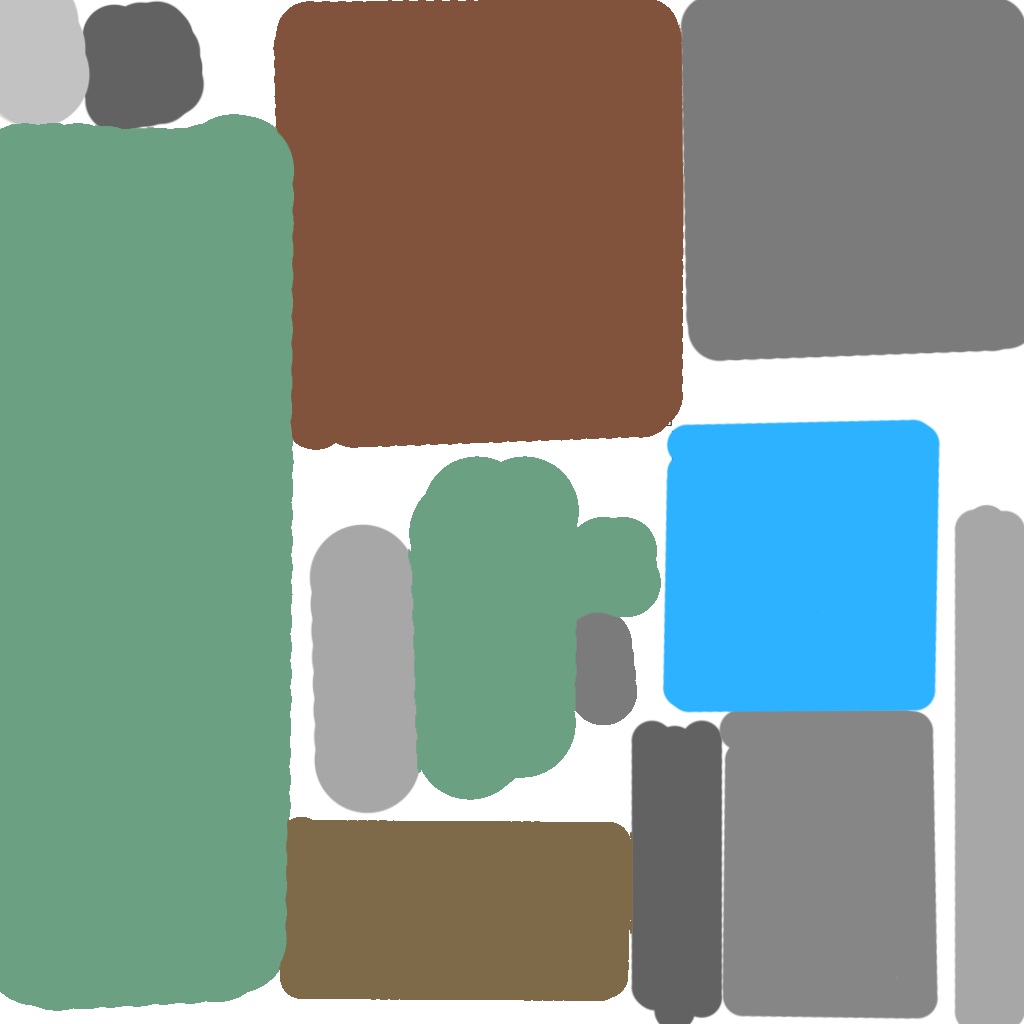
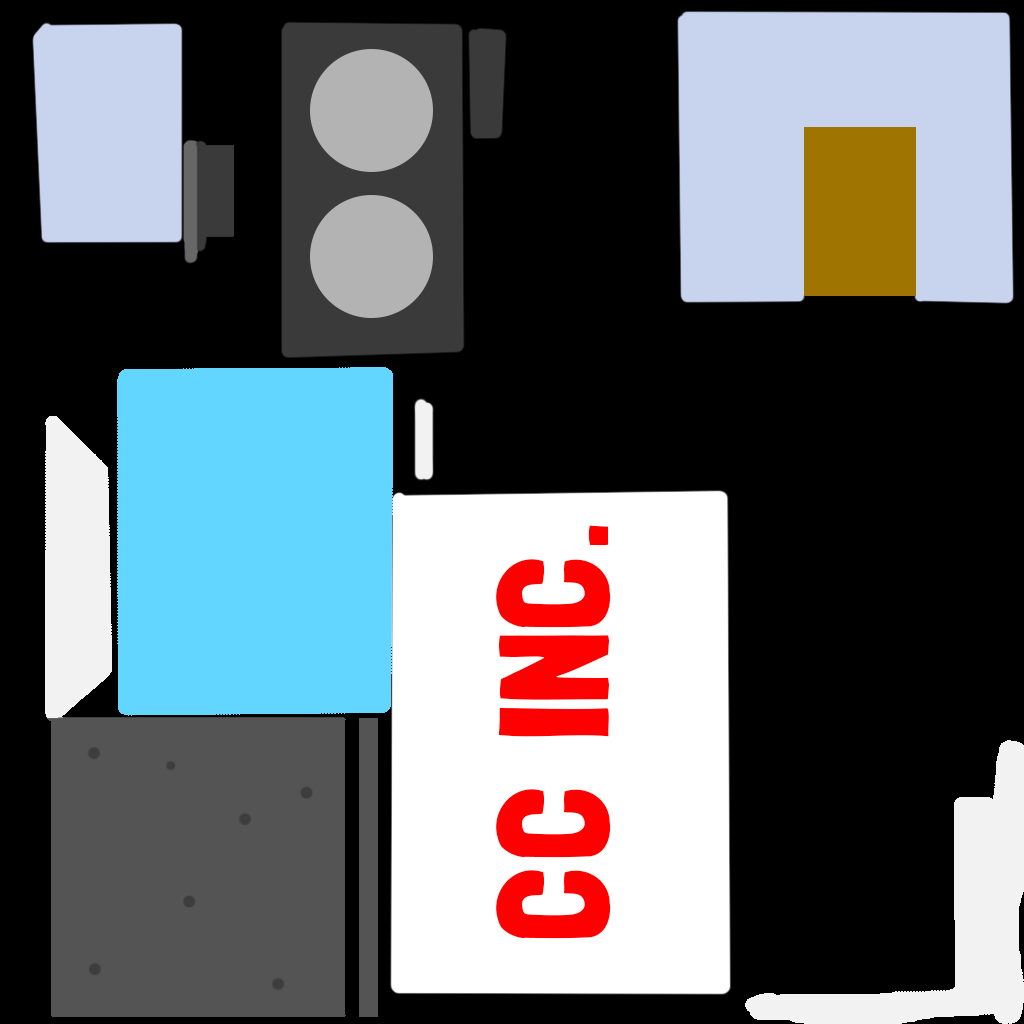
Comparing the layer stacks of the two 1024px x 1024px images. Changes:
added layer "Ellipse 1 copy" above "Ellipse 1" over [310, 195, 433, 318]
added layer "Ellipse 1" above "CC INC." over [310, 49, 433, 172]
added layer "CC INC." above "Rectangle 1" over [496, 525, 611, 939]
added layer "Rectangle 1" above "Layer 0" over [804, 127, 916, 296]
moved "Layer 0" above "Layer 1", painted on it over [13, 10, 1024, 1024]
painted on "Layer 1" over [0, 0, 1024, 1024]
